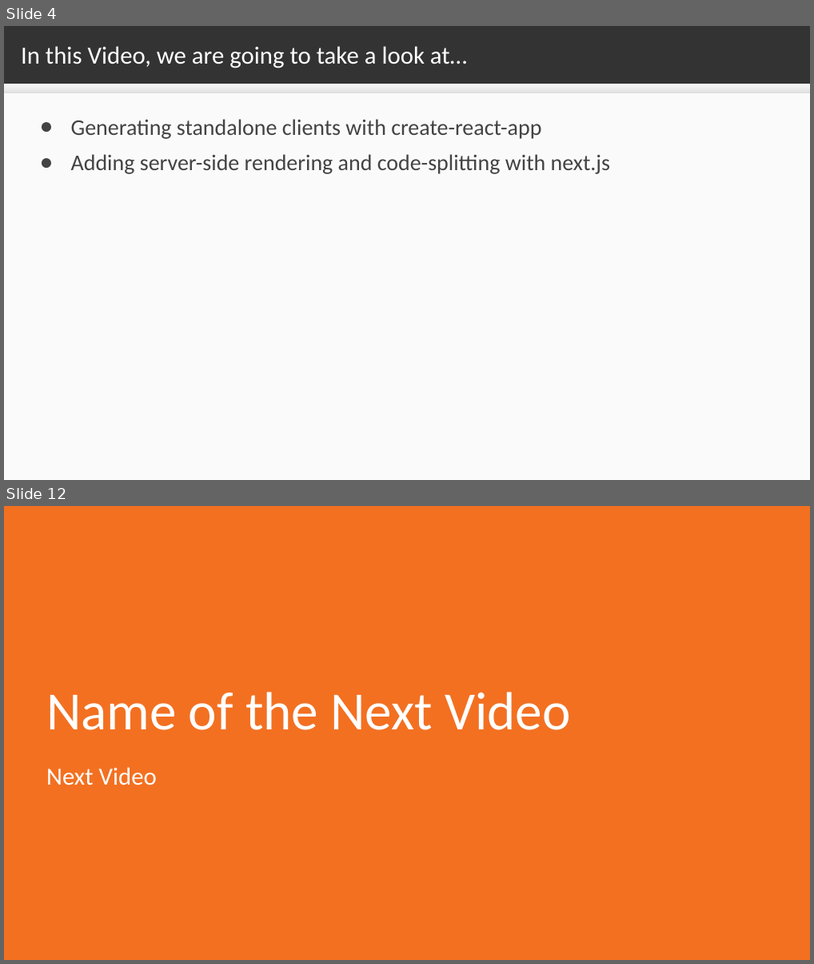
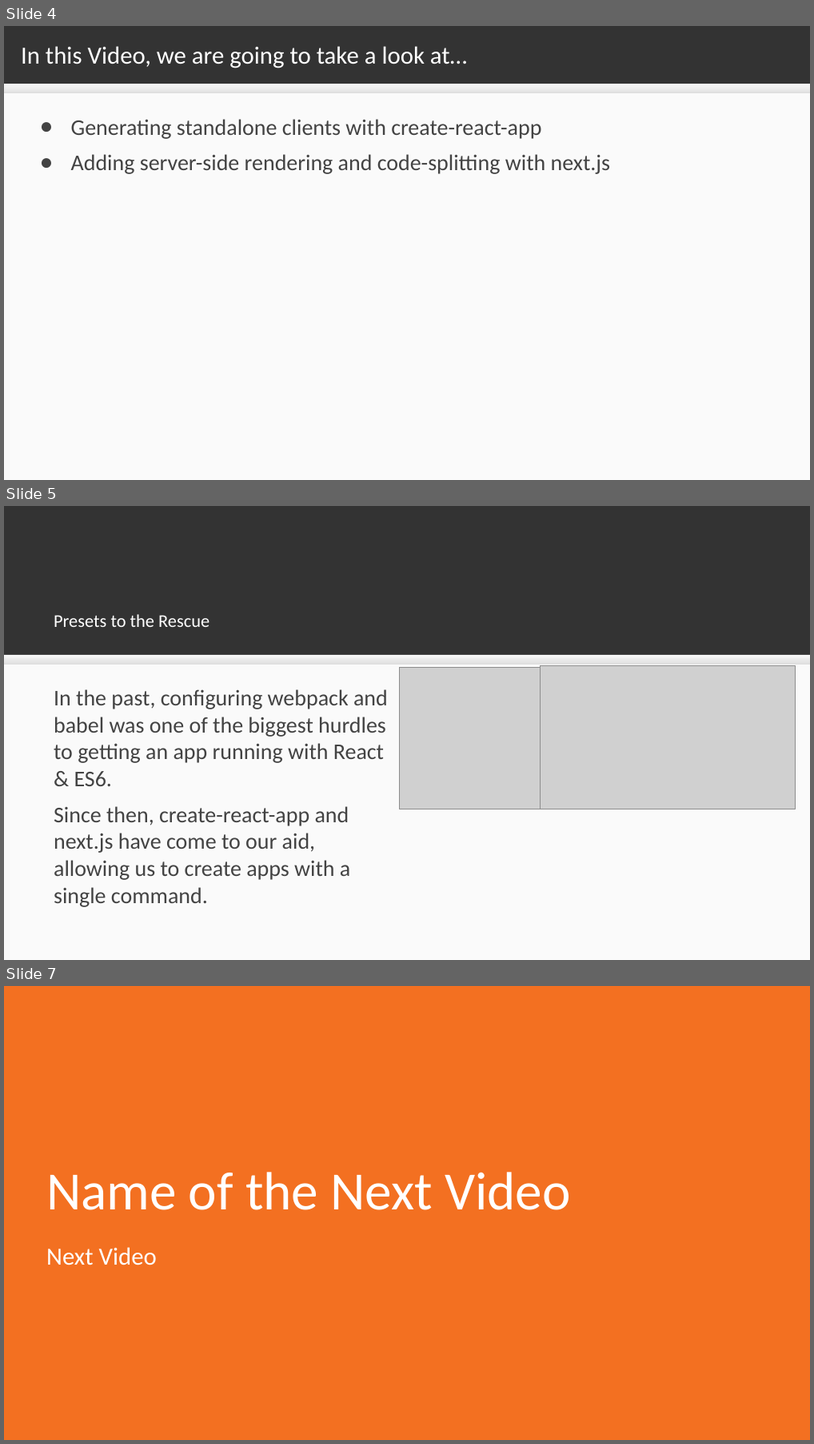
Before and after one commit to sslotsky/next-scripts, a slide deck: video-1.2/1.2.odp. Shown one above the other, each under a label of ours: slides 4 and 12 before the commit, slides 4, 5 and 7 after it; the slides between them are not shown. The pictures are 814x964 and 814x1444 pixels, drawn with LibreOffice and Linux fonts; fonts in the diff are those of the drawing; grey boxes stand for pictures; background and template pictures are left out. Boxes give left, top, right and bottom in pixels: in the first picture for what was removed or moved away, otherwise in the second. Text is boxed around its words. In the diff, an @@ line names an element or a change of style, - is before the commit and + after.

```diff
--- a/video-1.2/1.2.odp
+++ b/video-1.2/1.2.odp
@@ slide 5 added at box(4, 506, 810, 960), background #333333 @@
@@ title added at box(54, 614, 210, 627), 32 pt, text #FFFFFF @@
+Presets to the Rescue
@@ rectangle added at box(4, 655, 810, 960), fill #FAFAFA @@
@@ rectangle added at box(4, 655, 810, 664), fill gradient #F9F9F9 to #DEDEDE @@
@@ picture added at box(399, 668, 541, 808) @@
@@ picture added at box(541, 665, 795, 808) @@
@@ text added at box(54, 689, 388, 907), 40 pt, text #434343 @@
+In the past, configuring webpack and babel was one of the biggest hurdles to getting an app running with React & ES6.
+Since then, create-react-app and next.js have come to our aid, allowing us to create apps with a single command.
@@ what was slide 12 is now slide 7 @@
```
Also in this commit, not shown: 1 slide changed, 1 other slide added, 7 slides removed, 24 other files.
